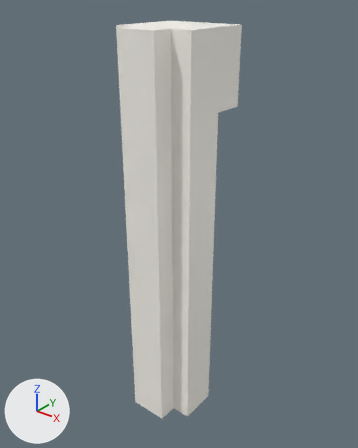
What one commit did to the FBX model Assets/Asset Afta/3D/Enviroment/Sekolah/ExportPropsFBX/SekolahNew/Wall1.fbx.
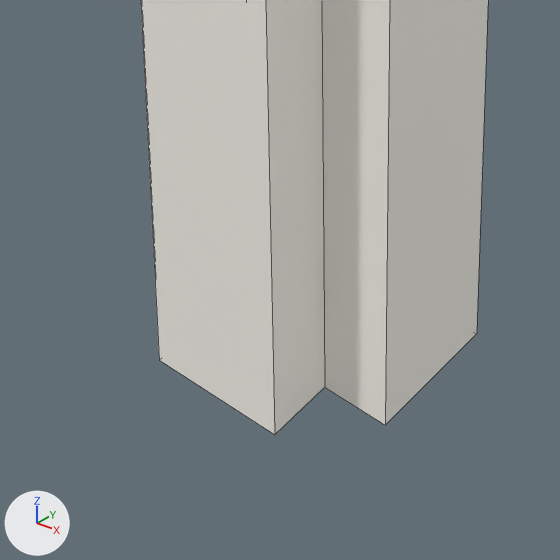
Each version appears first whole from a camera (50 mm lens) standing at (3.55, -4.25, 5.4) and looking at (-0.01, 0.2, 2.64), and next in a close-up on the part from 28% to 64% of the width and 71% to 100% of the height. Arrows for +X, +Y and +Z are at lower left; the lights stay in place. The last two pictures show the newer version. The close-ups show mesh edges as thin lines.

Before the edit, the objects in view are built like this:
```python
me_scene_061 = bpy.data.meshes.new('Scene.061')
me_scene_061.from_pydata(...)  # 30 vertices, 26 faces; spans x -0.5..0.5, y -0.5..0.64, z 0.0..5.0
me_scene_061.materials.append(mat_walls)  # white #fefbf3
# before: 4 (-0.5, 0.25, 0.0), 13 (-0.25, -0.25, 0.0), 15 (-0.25, -0.5, 0.0) at pixel (159, 360), 17 (0.25, -0.5, 0.0) at pixel (274, 434), 20 (0.25, -0.25, 0.0) at pixel (324, 387)
# before: 22 (0.5, -0.25, 0.0) at pixel (385, 425), 28 (0.5, 0.25, 0.0) at pixel (476, 333), 29 (-0.5, -0.25, 0.0)
ob_wall1 = bpy.data.objects.new('Wall1', me_scene_061)
ob_wall1.location = (0.0, 0.0, 0.0)
```
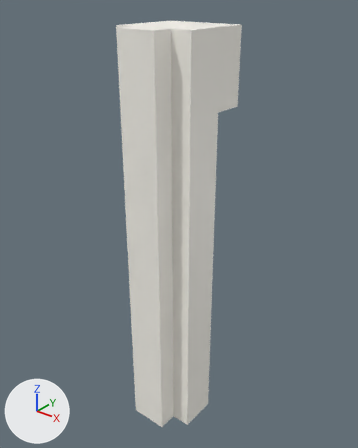
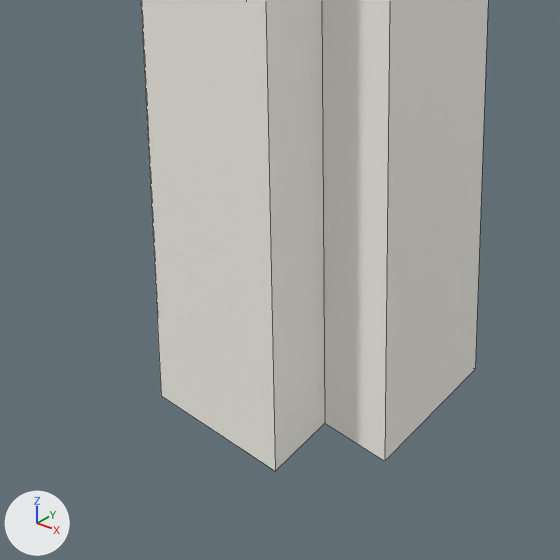
Edits to the scene script, one JSON object a line:
```json
{"block": "me_scene_061", "where": "# used by ob_wall1; location = (0.0, 0.0, 0.0)"}
{"op": "remove", "block": "me_scene_061", "code": "me_scene_061.from_pydata(...)  # 30 vertices, 26 faces; spans x -0.5..0.5, y -0.5..0.64, z 0.0..5.0"}
{"op": "add", "block": "me_scene_061", "code": "me_scene_061.from_pydata(...)  # 30 vertices, 26 faces; spans x -0.5..0.5, y -0.5..0.64, z -0.16..5.0"}
{"block": "me_scene_061", "change": "me_scene_061 part 1"}
{"op": "add", "block": "me_scene_061", "code": "for i in [4, 13, 15, 17, 20, 22, 28, 29]: me_scene_061.vertices[i].co += Vector((0.0, 0.0, -0.16))"}
```

Boxes (x1, y1, x2, y2) around the edits, measured in the close-ups (560 x 560 px):
```json
{"object": "Wall1", "change": "reshaped", "before": [141, 0, 488, 435], "after": [141, 0, 488, 471]}
```
